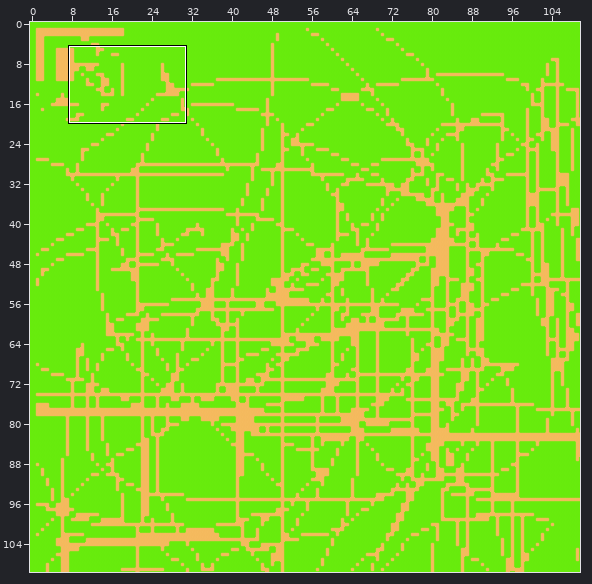
One commit to this Tiled map: assets/testmap.tmx. The first picture is a wide view before the edit; the outline marks the close-up.
Close-up. Before:
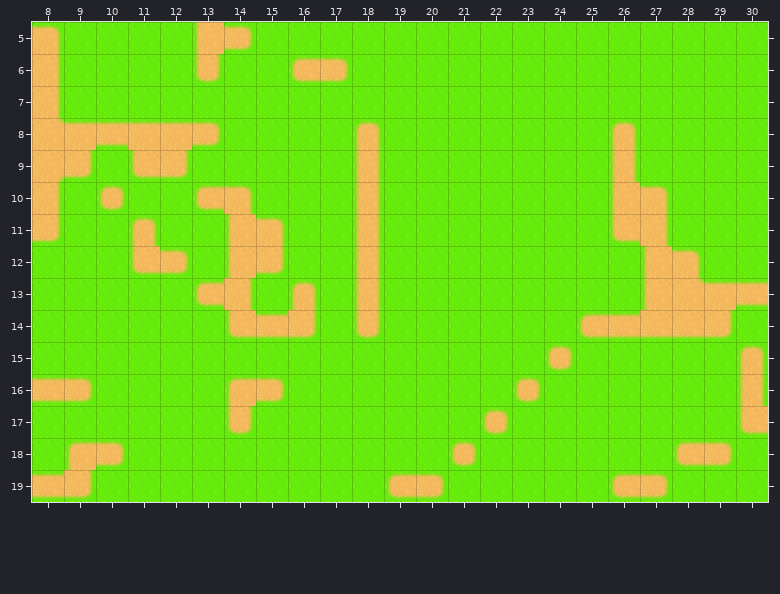
Cells are 32x32 px. Shown: x 8..30, y 5..19.
The result:
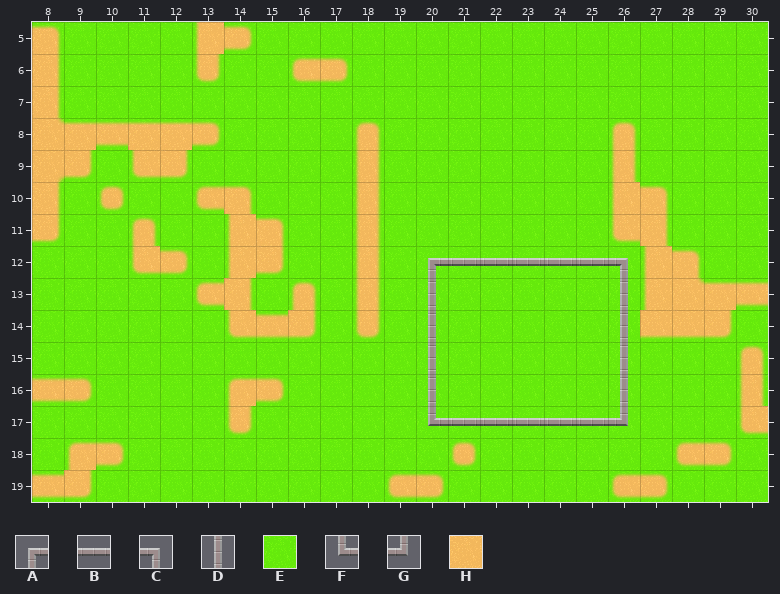
Key: from "tileset": A 8, B 9, C 10, D 24, E 31, F 40, G 42, H 63.
_ is an empty cell, . an unchanged one.
Tiles of an added or newly shown layer are drawn over the layers below it.
Difference:
--- layer "Ground"
@@ x 22..26 @@
-14 ...HH
-15 ..H..
-16 .H...
-17 H....
+14 ...EE
+15 ..E..
+16 .E...
+17 E....
--- layer "Tile Layer 4" (added)
@@ x 20..26 @@
-12 _______
-13 _....._
-14 _....._
-15 _....._
-16 _....._
-17 _______
+12 ABBBBBC
+13 D.....D
+14 D.....D
+15 D.....D
+16 D.....D
+17 FBBBBBG
Boxes around the changes in both close-ups, in picture pixels (x1, y1, x2, y2):
changed: (428, 258, 640, 435)
